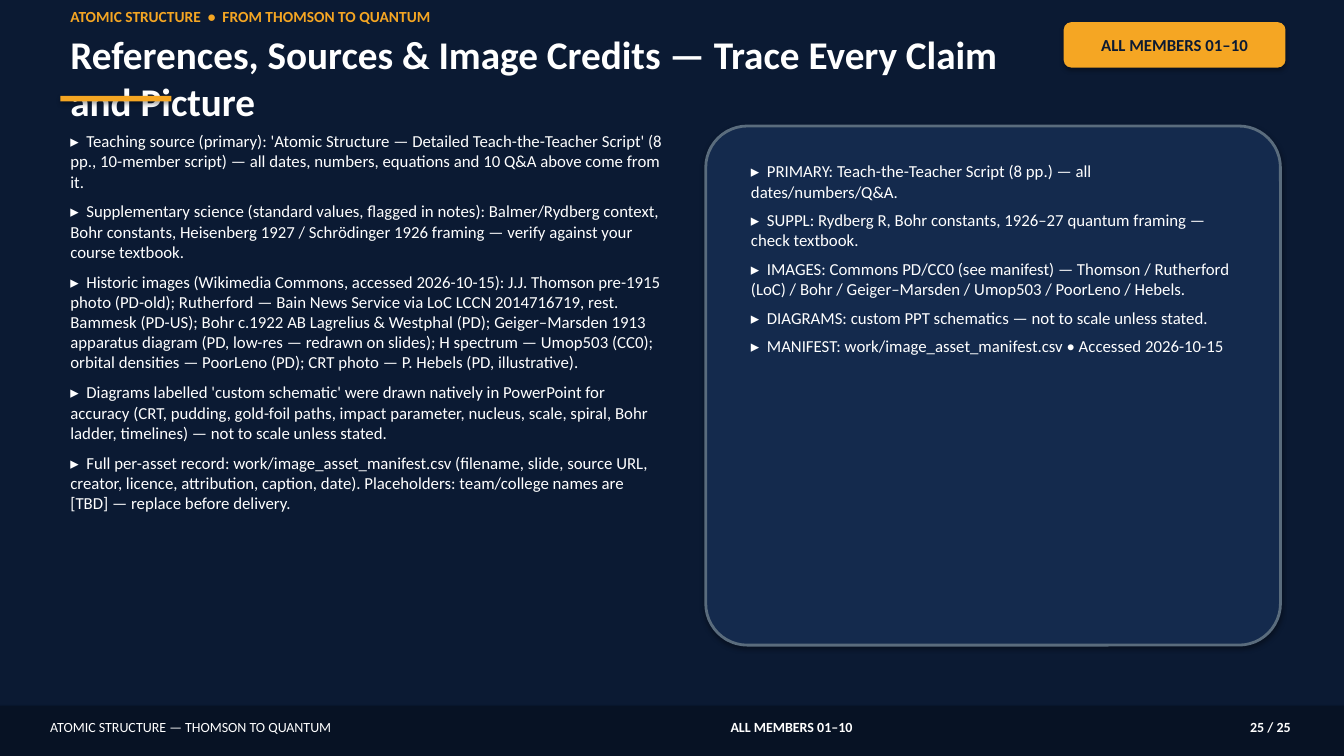
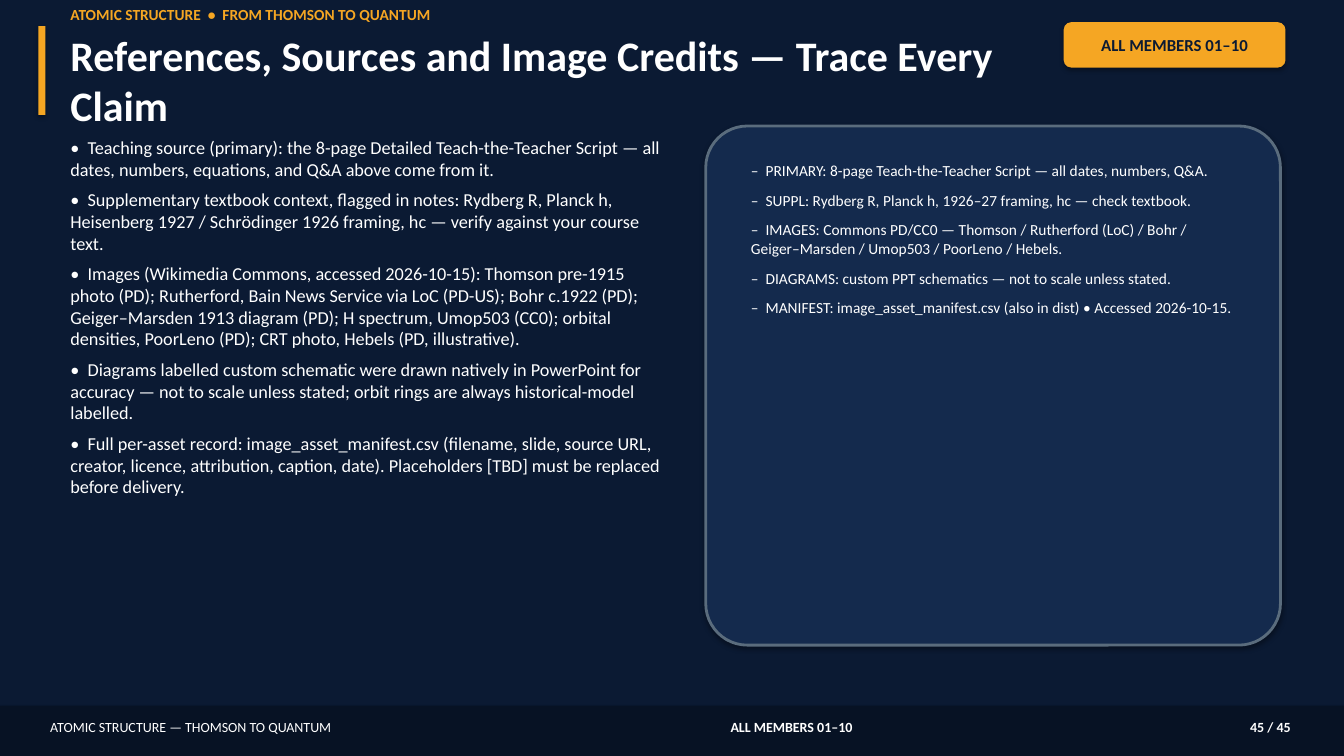
Before and after one commit to amithsharma91/big-boss-command-center, a slide deck: slide 45 of atomic-structure-presentation/Atomic_Structure_Detailed_Presentation.pptx (slide 25 before the commit). Drawn at 1344x756 pixels with LibreOffice and Linux fonts; fonts in the diff are those of the drawing. Boxes give left, top, right and bottom in pixels: in the first picture for what was removed or moved away, otherwise in the second. Text is boxed around its words. In the diff, an @@ line names an element or a change of style, - is before the commit and + after.

Commit message:
Rebuild atomic structure presentation: 45 slides, genuine render, coverage matrix

```diff
--- a/atomic-structure-presentation/Atomic_Structure_Detailed_Presentation.pptx
+++ b/atomic-structure-presentation/Atomic_Structure_Detailed_Presentation.pptx
@@ rectangle added at bbox=[38, 26, 45, 115], fill #F5A623 @@
@@ text at bbox=[70, 41, 992, 122]: text changed; size 28 to 30 pt @@
-References, Sources & Image Credits — Trace Every Claim and Picture
+References, Sources and Image Credits — Trace Every Claim
@@ rectangle removed at bbox=[60, 96, 171, 102] @@
@@ text at bbox=[70, 141, 660, 496]: text changed; size 12 to 13 pt @@
-▸ Teaching source (primary): 'Atomic Structure — Detailed Teach-the-Teacher Script' (8 pp., 10-member script) — all dates, numbers, equations and 10 Q&A above come from it.
-▸ Supplementary science (standard values, flagged in notes): Balmer/Rydberg context, Bohr constants, Heisenberg 1927 / Schrödinger 1926 framing — verify against your course textbook.
-▸ Historic images (Wikimedia Commons, accessed 2026-10-15): J.J. Thomson pre-1915 photo (PD-old); Rutherford — Bain News Service via LoC LCCN 2014716719, rest. Bammesk (PD-US); Bohr c.1922 AB Lagrelius & Westphal (PD); Geiger–Marsden 1913 apparatus diagram (PD, low-res — redrawn on slides); H spectrum — Umop503 (CC0); orbital densities — PoorLeno (PD); CRT photo — P. Hebels (PD, illustrative).
-▸ Diagrams labelled 'custom schematic' were drawn natively in PowerPoint for accuracy (CRT, pudding, gold-foil paths, impact parameter, nucleus, scale, spiral, Bohr ladder, timelines) — not to scale unless stated.
-▸ Full per-asset record: work/image_asset_manifest.csv (filename, slide, source URL, creator, licence, attribution, caption, date). Placeholders: team/college names are [TBD] — replace before delivery.
+• Teaching source (primary): the 8-page Detailed Teach-the-Teacher Script — all dates, numbers, equations, and Q&A above come from it.
+• Supplementary textbook context, flagged in notes: Rydberg R, Planck h, Heisenberg 1927 / Schrödinger 1926 framing, hc — verify against your course text.
+• Images (Wikimedia Commons, accessed 2026-10-15): Thomson pre-1915 photo (PD); Rutherford, Bain News Service via LoC (PD-US); Bohr c.1922 (PD); Geiger–Marsden 1913 diagram (PD); H spectrum, Umop503 (CC0); orbital densities, PoorLeno (PD); CRT photo, Hebels (PD, illustrative).
+• Diagrams labelled custom schematic were drawn natively in PowerPoint for accuracy — not to scale unless stated; orbit rings are always historical-model labelled.
+• Full per-asset record: image_asset_manifest.csv (filename, slide, source URL, creator, licence, attribution, caption, date). Placeholders [TBD] must be replaced before delivery.
@@ text at bbox=[751, 165, 1231, 316]: text changed; size 12 to 11 pt @@
-▸ PRIMARY: Teach-the-Teacher Script (8 pp.) — all dates/numbers/Q&A.
-▸ SUPPL: Rydberg R, Bohr constants, 1926–27 quantum framing — check textbook.
-▸ IMAGES: Commons PD/CC0 (see manifest) — Thomson / Rutherford (LoC) / Bohr / Geiger–Marsden / Umop503 / PoorLeno / Hebels.
-▸ DIAGRAMS: custom PPT schematics — not to scale unless stated.
-▸ MANIFEST: work/image_asset_manifest.csv • Accessed 2026-10-15
+– PRIMARY: 8-page Teach-the-Teacher Script — all dates, numbers, Q&A.
+– SUPPL: Rydberg R, Planck h, 1926–27 framing, hc — check textbook.
+– IMAGES: Commons PD/CC0 — Thomson / Rutherford (LoC) / Bohr / Geiger–Marsden / Umop503 / PoorLeno / Hebels.
+– DIAGRAMS: custom PPT schematics — not to scale unless stated.
+– MANIFEST: image_asset_manifest.csv (also in dist) • Accessed 2026-10-15.
@@ text at bbox=[1250, 723, 1291, 732]: text changed @@
-25 / 25
+45 / 45
```
Also in this commit, not shown: 21 other slides changed, 23 slides added, 3 slides removed, 6 other files.
